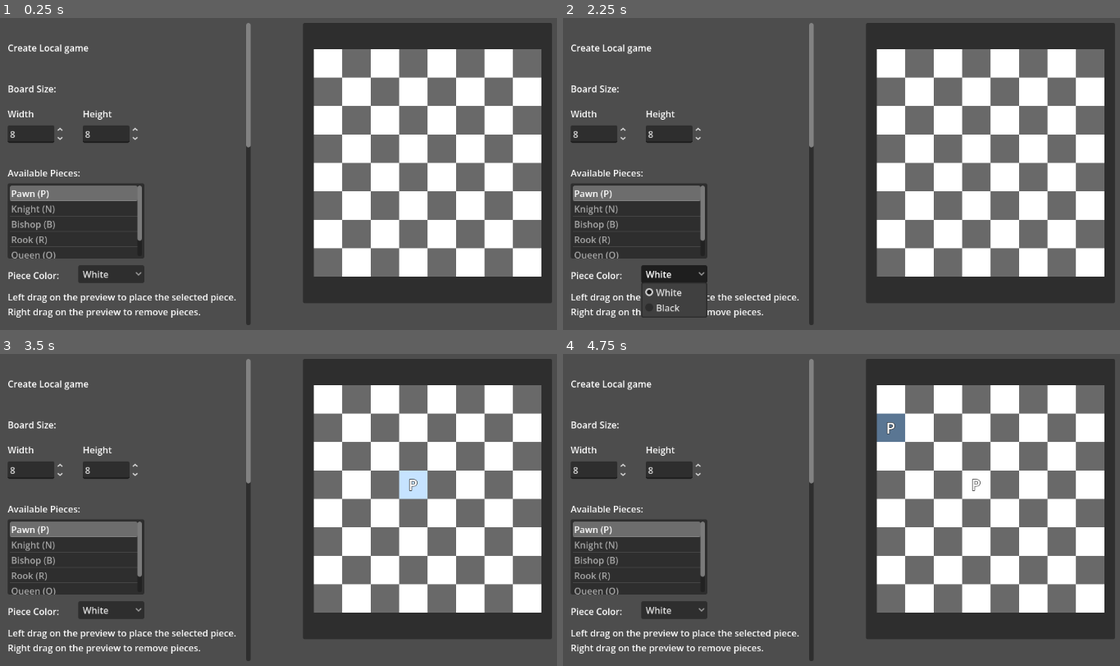
Above: before the commit, frames 1-4 (two rows, left to right).
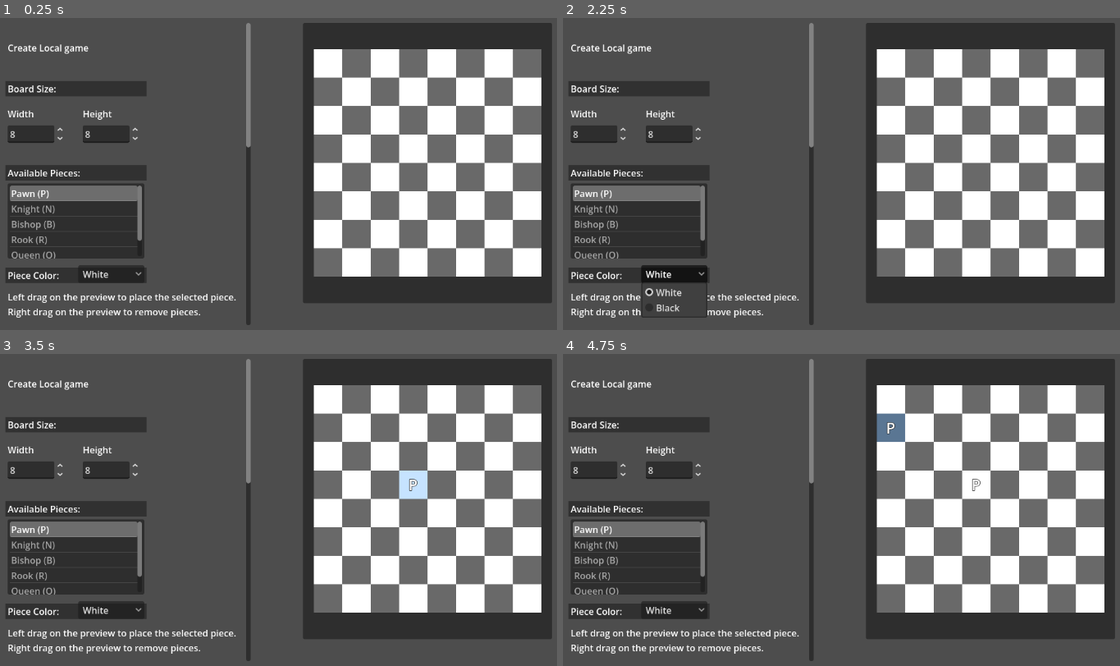
Above: after the commit, the same moments.

Repository: LeoHolman/chesslike
Game: Godot game, scene res://Scenes/LocalGameMenu.tscn
Two runs of this game, one before a commit and one after it. Both use one fixed random seed, a clock stepped at 60 frames per second and the inputs below.
Inputs (mouse positions are in pixels of both pictures, inside the frame that each line leads up to):
- Up to frame 1 (0.25 s): no input
- Up to frame 2 (2.25 s): click "White" at 0.5 s; click "White" at 1.25 s; click "White" at 2 s
- Up to frame 3 (3.5 s): tap Enter at 2.75 s; move the mouse to (406, 481) at 2.77 s; click (406, 481) at 2.92 s
- Up to frame 4 (4.75 s): tap Space at 3.5 s; drag from (696, 516) to (791, 572) at 3.52 s; tap Enter at 4.25 s; move the mouse to (891, 416) at 4.27 s; click (891, 416) at 4.42 s

The runs differ from the first frame. In frame 1, 2.6% of the frame differs, in the area x 1-27%, y 20-85%; in frame 2, 2.6%; in frame 3, 2.6%; in frame 4, 2.6%.

Commit message:
style: add backgrounds to title UI elements

Diff:
--- a/Scenes/LocalGameMenu.tscn
+++ b/Scenes/LocalGameMenu.tscn
@@ -57,6 +57,14 @@
 offset_bottom = 55.0
 text = "Create Local game"
 
+[node name="BoardSizeTitleBackground" type="ColorRect" parent="OptionsScroll/OptionsContent" unique_id=209987350]
+layout_mode = 0
+offset_left = 76.0
+offset_top = 102.0
+offset_right = 324.0
+offset_bottom = 129.0
+color = Color(0.16, 0.16, 0.16, 0.78)
+
 [node name="BoardSizeTitle" type="Label" parent="OptionsScroll/OptionsContent" unique_id=1896913808]
 layout_mode = 0
 offset_left = 80.0
@@ -103,6 +111,14 @@
 value = 8.0
 rounded = true
 
+[node name="PieceBankTitleBackground" type="ColorRect" parent="OptionsScroll/OptionsContent" unique_id=742113431]
+layout_mode = 0
+offset_left = 76.0
+offset_top = 250.0
+offset_right = 324.0
+offset_bottom = 277.0
+color = Color(0.16, 0.16, 0.16, 0.78)
+
 [node name="PieceBankTitle" type="Label" parent="OptionsScroll/OptionsContent" unique_id=1435119969]
 layout_mode = 0
 offset_left = 80.0
@@ -120,6 +136,14 @@
 allow_reselect = true
 select_mode = 0
 
+[node name="PieceColorLabelBackground" type="ColorRect" parent="OptionsScroll/OptionsContent" unique_id=1405967048]
+layout_mode = 0
+offset_left = 76.0
+offset_top = 430.0
+offset_right = 324.0
+offset_bottom = 457.0
+color = Color(0.16, 0.16, 0.16, 0.78)
+
 [node name="PieceColorLabel" type="Label" parent="OptionsScroll/OptionsContent" unique_id=1048543921]
 layout_mode = 0
 offset_left = 80.0
@@ -135,6 +159,14 @@
 offset_right = 320.0
 offset_bottom = 457.0
 
+[node name="PresetsTitleBackground" type="ColorRect" parent="OptionsScroll/OptionsContent" unique_id=1695805726]
+layout_mode = 0
+offset_left = 76.0
+offset_top = 534.0
+offset_right = 324.0
+offset_bottom = 561.0
+color = Color(0.16, 0.16, 0.16, 0.78)
+
 [node name="PresetsTitle" type="Label" parent="OptionsScroll/OptionsContent" unique_id=1682492661]
 layout_mode = 0
 offset_left = 80.0
@@ -175,6 +207,14 @@
 offset_right = 320.0
 offset_bottom = 727.0
 text = "Delete Preset"
+
+[node name="SpecialRulesTitleBackground" type="ColorRect" parent="OptionsScroll/OptionsContent" unique_id=682547194]
+layout_mode = 0
+offset_left = 76.0
+offset_top = 746.0
+offset_right = 324.0
+offset_bottom = 773.0
+color = Color(0.16, 0.16, 0.16, 0.78)
 
 [node name="SpecialRulesTitle" type="Label" parent="OptionsScroll/OptionsContent" unique_id=1495340919]
 layout_mode = 0
@@ -231,6 +271,14 @@
 text = "Enable Promotion"
 button_pressed = true
 
+[node name="PromotionPiecesTitleBackground" type="ColorRect" parent="OptionsScroll/OptionsContent" unique_id=175393625]
+layout_mode = 0
+offset_left = 76.0
+offset_top = 920.0
+offset_right = 324.0
+offset_bottom = 947.0
+color = Color(0.16, 0.16, 0.16, 0.78)
+
 [node name="PromotionPiecesTitle" type="Label" parent="OptionsScroll/OptionsContent" unique_id=1858177657]
 layout_mode = 0
 offset_left = 80.0
